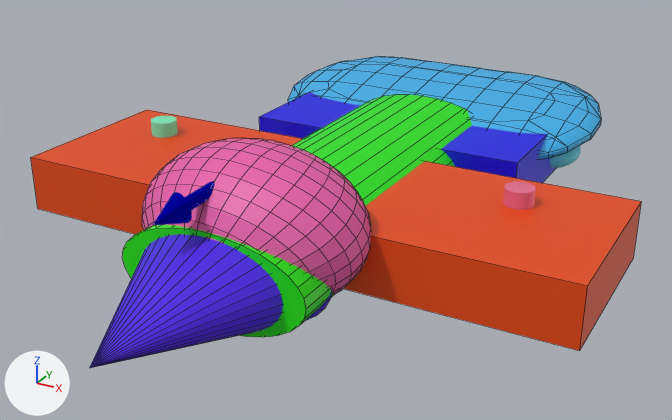
An edit to the FBX model demo/model3dFromFbx2/models/rocket2.fbx, drawn before and after from the same camera.
One viewpoint serves both versions: a 50 mm lens placed at (4.54, -8.24, 3.93), pointed at (0.07, -0.1, -0.14). Arrows for +X, +Y and +Z are at lower left; the lights stay in place. Mesh edges are drawn as thin lines on the coarser meshes. Where no turn or scale is listed for an object, it has been applied to the vertices. Vertices at the same position are counted once.
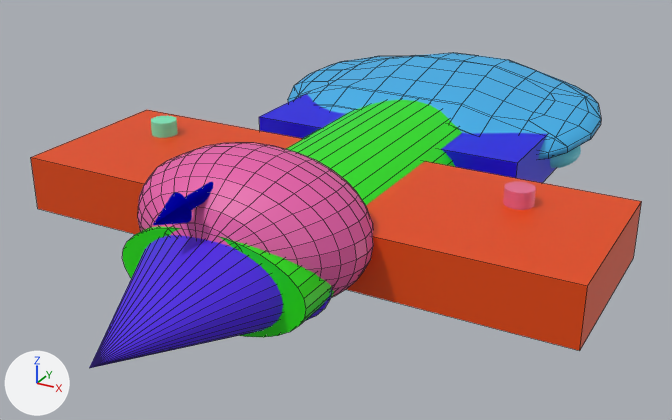
The change, as a diff of the scene's bpy script:
```diff
--- a/demo/model3dFromFbx2/models/rocket2.fbx.py
+++ b/demo/model3dFromFbx2/models/rocket2.fbx.py
@@ me_sphere_003 @@
 # used by ob_sphere_002; location = (-0.044, -1.533, 0.247); rotation_euler = (1.486, 1.2, 1.408), in degrees (85, 69, 81); scale = (0.769, 0.845, 1.22)
-me_sphere_003.from_pydata(...)  # 482 vertices, 512 faces; spans x -1.0..1.0, y -1.0..1.0, z -1.0..1.0
+me_sphere_003.from_pydata(...)  # 482 vertices, 512 faces; spans x -0.97..1.0, y -1.0..1.0, z -1.0..1.0
+# me_sphere_003 part 1: 49 of the vertices in x -0.98..-0.35, y 0.2..0.92, z -0.85..0.69 are multiplied about the mesh origin by the matrix ((0.971, 0.002, 0.0), (0.003, 1.0, 0.0), (-0.024, 0.001, 1.0))
+# me_sphere_003 part 2: 47 of the vertices in x -1.0..-0.46, y -0.83..0.0, z -0.71..0.71 are multiplied about the mesh origin by the matrix ((0.971, 0.002, 0.0), (0.003, 1.0, 0.0), (-0.024, 0.001, 1.0))
 me_sphere_003.materials.append(mat_material_014)
@@ me_mball @@
 # used by ob_mball; location = (0.0, 2.784, 0.264)
-me_mball.from_pydata(...)  # 272 vertices, 298 faces; spans x -2.12..2.12, y -1.15..1.15, z -0.3..0.3
+me_mball.from_pydata(...)  # 272 vertices, 298 faces; spans x -2.12..2.12, y -1.17..1.15, z -0.27..0.48
+# me_mball part 3: 156 of 272 vertices moved; they spanned x -1.55..1.03, y -1.15..1.14, z -0.3..0.3 and now span x -1.55..1.03, y -1.17..1.13, z -0.26..0.48; mean shift (0.0, -0.02, 0.11); largest move (0.21, 0.55, 0.29) -> (0.15, 0.53, 0.48)
 me_mball.materials.append(mat_material_010)
@@ ob_sphere_002 @@
 ob_sphere_002.location = (-0.044, -1.533, 0.247)
-ob_sphere_002.rotation_euler = (1.486, 1.2, 1.408)  # degrees (85, 69, 81)
+ob_sphere_002.rotation_euler = (0.0, 1.593, 0.0)  # degrees (0, 91, 0)
 ob_sphere_002.scale = (0.769, 0.845, 1.22)
```

Location of each change, (x1, y1, x2, y2) in pixels of the pictures (672 x 420 px; the box of a moved part takes in the faces that stretch with it):
'Sphere.002', reshaped, turned
    before: (142, 138, 371, 295)
    after: (138, 143, 374, 298)
'Mball', reshaped
    before: (288, 56, 601, 160)
    after: (288, 53, 601, 160)
part 1 of me_sphere_003, moved or reshaped
    before: (181, 138, 356, 200)
    after: (246, 143, 364, 203)
part 2 of me_sphere_003, moved or reshaped
    before: (142, 148, 339, 250)
    after: (142, 143, 355, 233)
part 3 of me_mball, moved or reshaped
    before: (296, 56, 564, 133)
    after: (296, 53, 565, 134)
